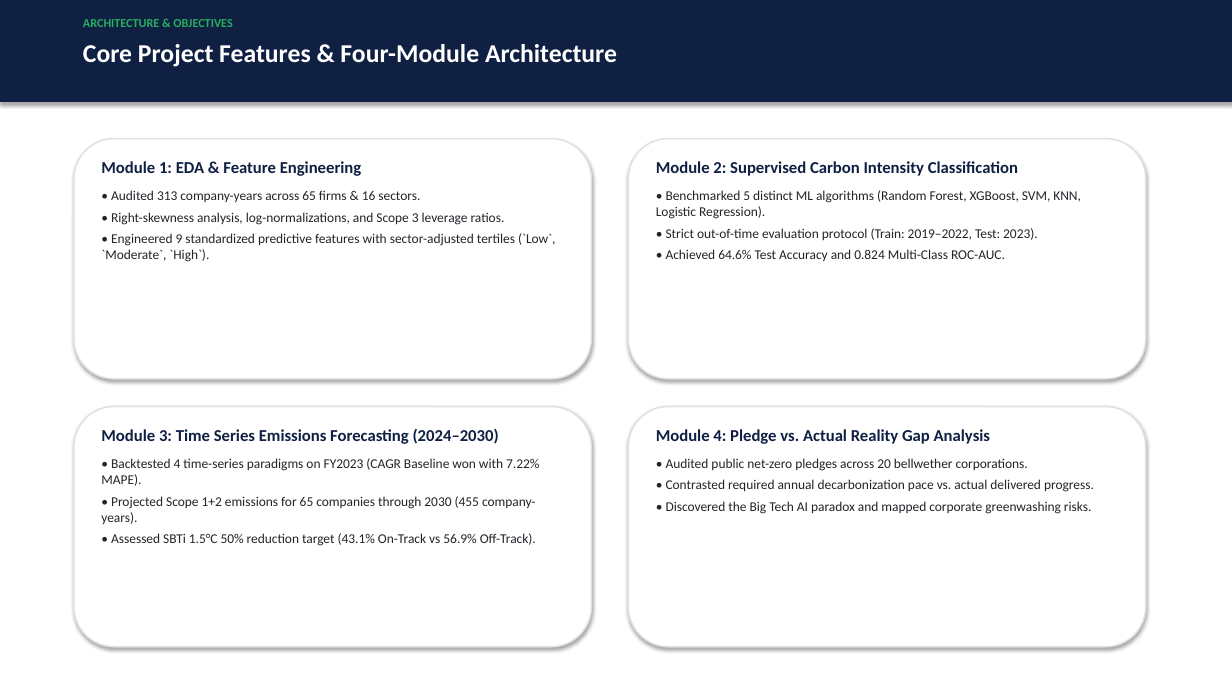
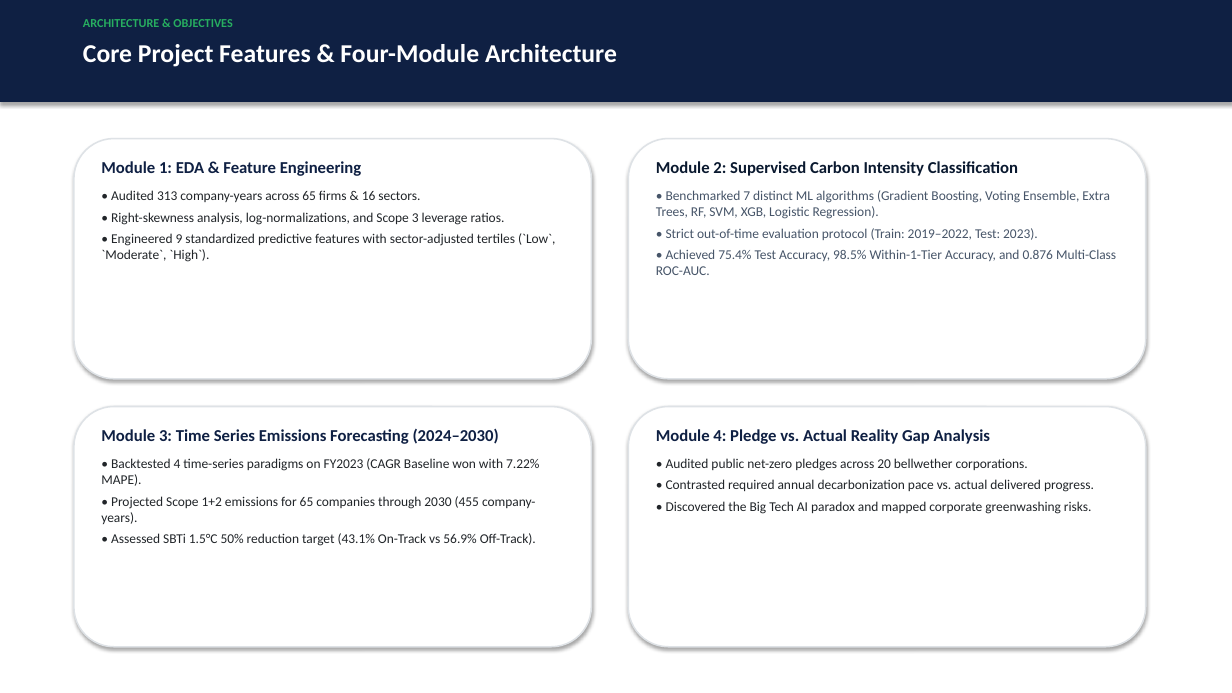
Before and after one commit to thanusha17/Environment_Data_Analytics, a slide deck: slide 3 of corporate-carbon-tracker/Corporate_Carbon_Tracker_Presentation.pptx. Drawn at 1232x693 pixels with LibreOffice and Linux fonts; fonts in the diff are those of the drawing. Boxes give left, top, right and bottom in pixels: in the first picture for what was removed or moved away, otherwise in the second. Text is boxed around its words. In the diff, an @@ line names an element or a change of style, - is before the commit and + after.

Commit message:
feat(module2): boost classification accuracy to 75.4% and ROC-AUC to 0.876 with historical track record features and ensemble models

```diff
--- a/corporate-carbon-tracker/Corporate_Carbon_Tracker_Presentation.pptx
+++ b/corporate-carbon-tracker/Corporate_Carbon_Tracker_Presentation.pptx
@@ text at box(656, 161, 1038, 240): text colour #0F2043 to #0A192F in "Module 2: Supervised Carbon Intensity Classification"; text colour #212529 to #475569 in "• Strict out-of-time evaluation protocol (Train: 2019–2022, ..." @@
@@ text at box(656, 190, 1110, 219): text changed; text colour #212529 to #475569 @@
-• Benchmarked 5 distinct ML algorithms (Random Forest, XGBoost, SVM, KNN, Logistic Regression).
+• Benchmarked 7 distinct ML algorithms (Gradient Boosting, Voting Ensemble, Extra Trees, RF, SVM, XGB, Logistic Regression).
@@ text at box(656, 249, 1116, 275): text changed; text colour #212529 to #475569 @@
-• Achieved 64.6% Test Accuracy and 0.824 Multi-Class ROC-AUC.
+• Achieved 75.4% Test Accuracy, 98.5% Within-1-Tier Accuracy, and 0.876 Multi-Class ROC-AUC.
```
Also in this commit, not shown: 3 other slides changed, 7 other files.
